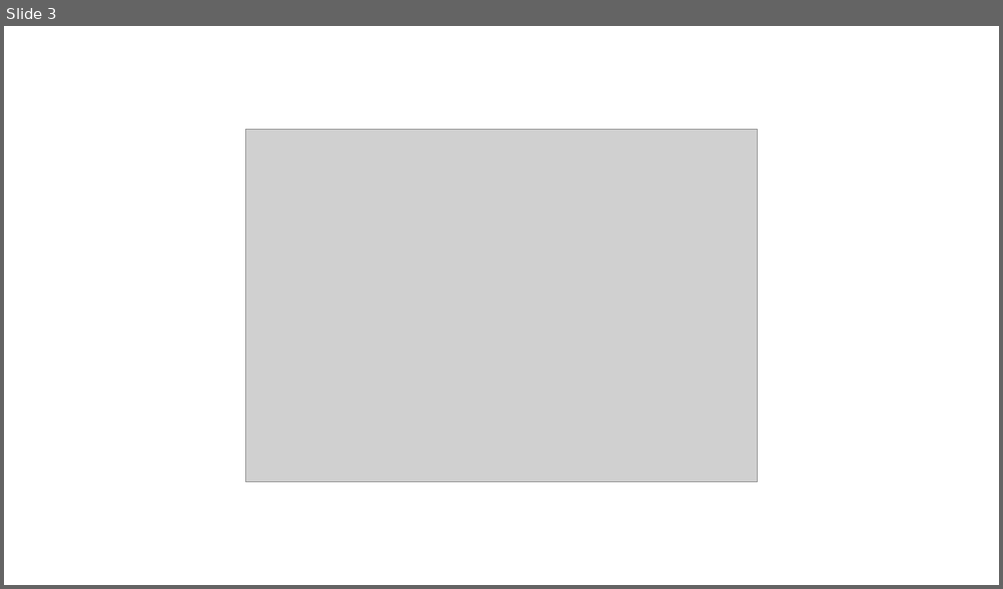
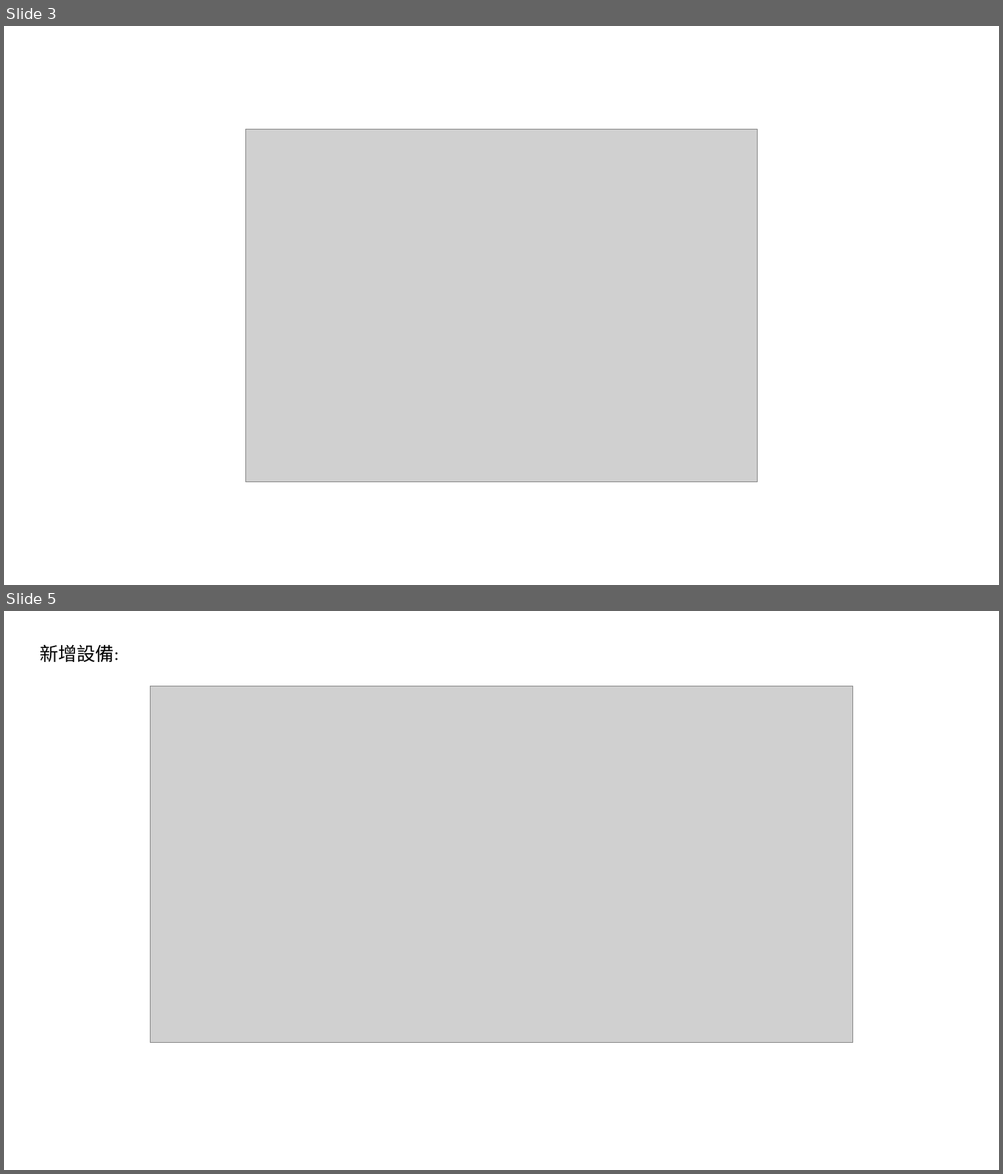
Before and after one commit to adamShiau/adamShiau_Python, a slide deck: Aegiverse_GUI/HINS/HINS_Ver2.0/doc/reader 架構.pptx. Shown one above the other, each under a label of ours: slide 3 before the commit, slides 3 and 5 after it; the slides between them are not shown. The pictures are 1003x589 and 1003x1174 pixels, drawn with LibreOffice and Linux fonts; fonts in the diff are those of the drawing; grey boxes stand for pictures. Boxes give left, top, right and bottom in pixels: in the first picture for what was removed or moved away, otherwise in the second. Text is boxed around its words. In the diff, an @@ line names an element or a change of style, - is before the commit and + after.

```diff
--- a/Aegiverse_GUI/HINS/HINS_Ver2.0/doc/reader 架構.pptx
+++ b/Aegiverse_GUI/HINS/HINS_Ver2.0/doc/reader 架構.pptx
@@ slide 5 added at bbox=[4, 611, 999, 1170], background #FFFFFF @@
@@ text added at bbox=[40, 645, 119, 662], 18 pt, text #000000 @@
+新增設備:
@@ picture added at bbox=[151, 686, 853, 1043] @@
```
Also in this commit, not shown: 13 other slides added, 2 other files.
